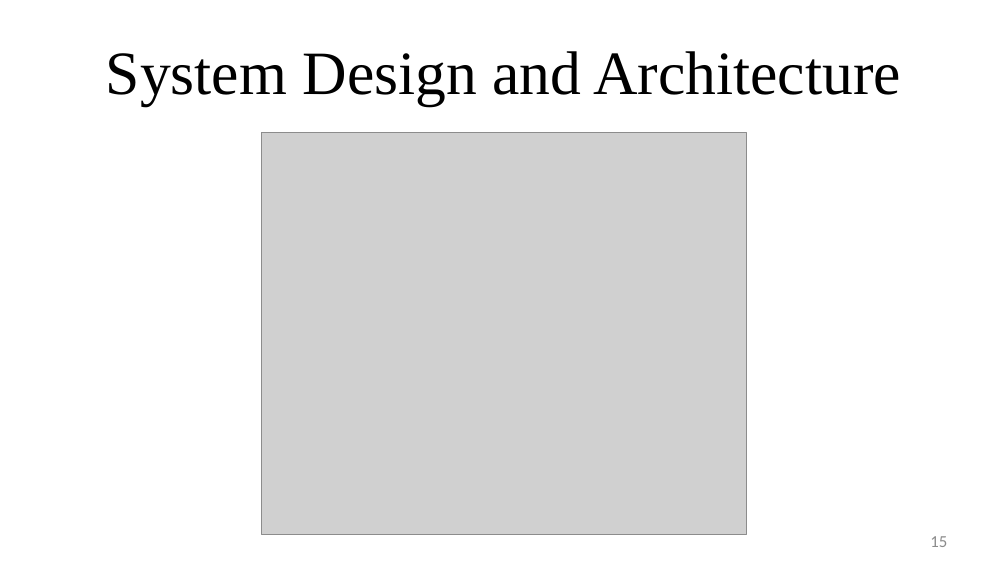
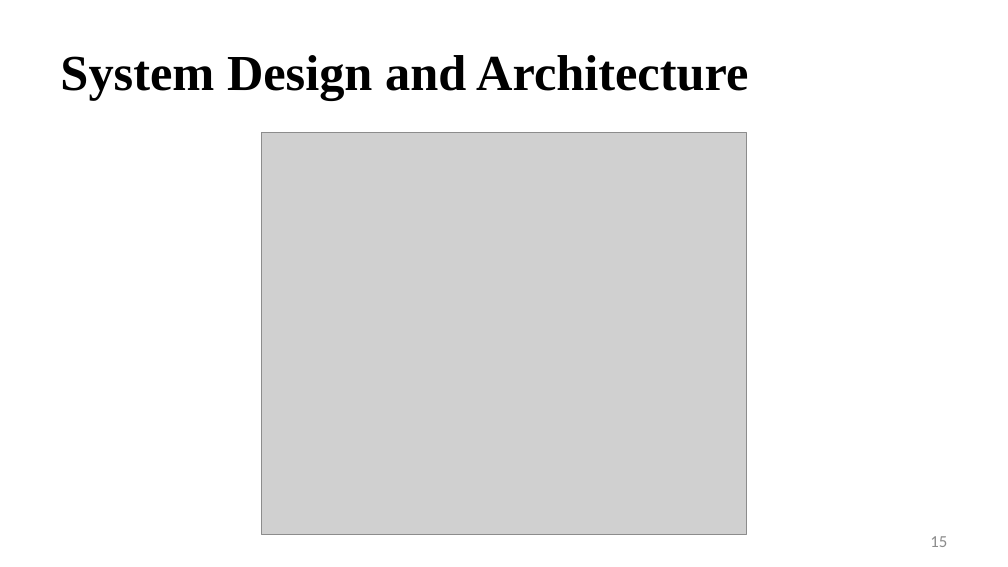
Before and after one commit to imakathuria/Examination-System-PPT, a slide deck: slide 15 of Git_Major.pptx. Drawn at 1008x567 pixels with LibreOffice and Linux fonts; fonts in the diff are those of the drawing; grey boxes stand for pictures. Boxes give left, top, right and bottom in pixels: in the first picture for what was removed or moved away, otherwise in the second. Text is boxed around its words. In the diff, an @@ line names an element or a change of style, - is before the commit and + after.

```diff
--- a/Git_Major.pptx
+++ b/Git_Major.pptx
@@ title "System Design and Architecture" at (60, 55, 748, 101): size 44 to 36 pt, bold on; alignment centre to left @@
```
Also in this commit, not shown: 5 other slides changed.
